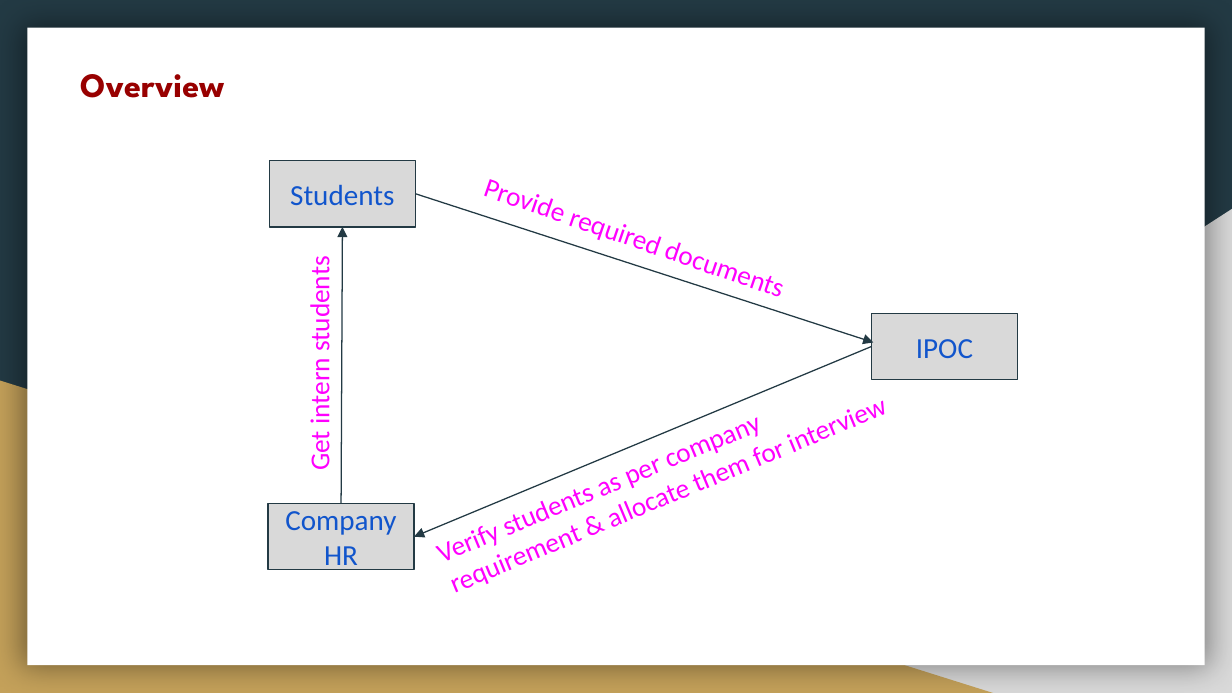
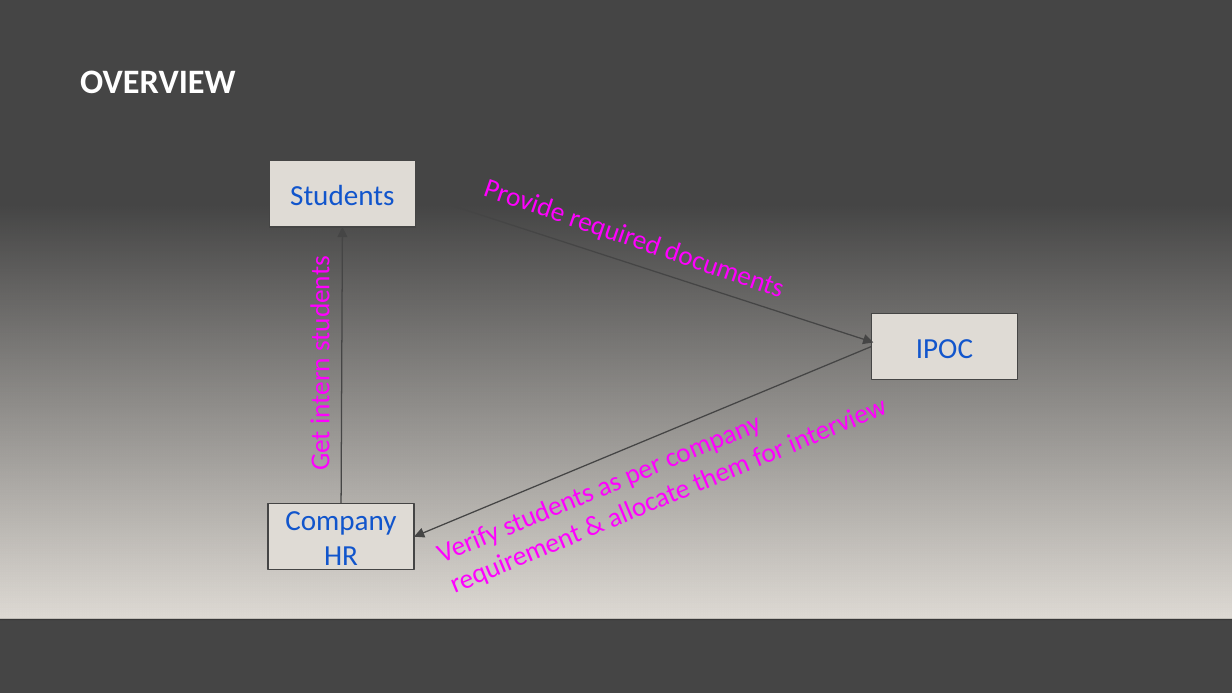
Before and after one commit to MdMostafizurRahaman/SPL-II, a slide deck: slide 4 of SPL-2 initial proposal (1).pptx. Drawn at 1232x693 pixels with LibreOffice and Linux fonts; fonts in the diff are those of the drawing; background and template pictures are left out. Boxes give left, top, right and bottom in pixels: in the first picture for what was removed or moved away, otherwise in the second. Text is boxed around its words. In the diff, an @@ line names an element or a change of style, - is before the commit and + after.

```diff
--- a/SPL-2 initial proposal (1).pptx
+++ b/SPL-2 initial proposal (1).pptx
@@ background #233A44 to #454545 @@
@@ title at [80, 70, 236, 93]: text changed; font League Spartan to Calibri; text colour #980000 to #FFFFFF @@
-Overview
+OVERVIEW
@@ rectangle: place and size @@
-rectangle at [27, 28, 1205, 665]
+rectangle at [0, 205, 1232, 620]
@@ rectangle at [0, 205, 1232, 620]: fill #FFFFFF to gradient #DFDBD5; shadow off @@
@@ arrow (415, 193) - (873, 342): stroke #233A44 0.75 pt to #454545 0.75 pt @@
@@ right triangle removed at [483, 209, 1232, 693] @@
@@ arrow (341, 504) - (342, 227): stroke #233A44 0.75 pt to #454545 0.75 pt @@
@@ arrow (871, 346) - (414, 537): stroke #233A44 0.75 pt to #454545 0.75 pt @@
@@ right triangle removed at [0, 381, 993, 693] @@
@@ fill #D9D9D9 to #DFDBD5; outline #233A44 0.75 pt to #454545 0.75 pt in 3 elements at [270, 160, 415, 227], [871, 313, 1016, 379], [269, 504, 414, 570] @@
@@ line added from (0, 620) to (1232, 620), #000001 1 pt @@
```
Also in this commit, not shown: 3 other slides changed, 1 slide added.
